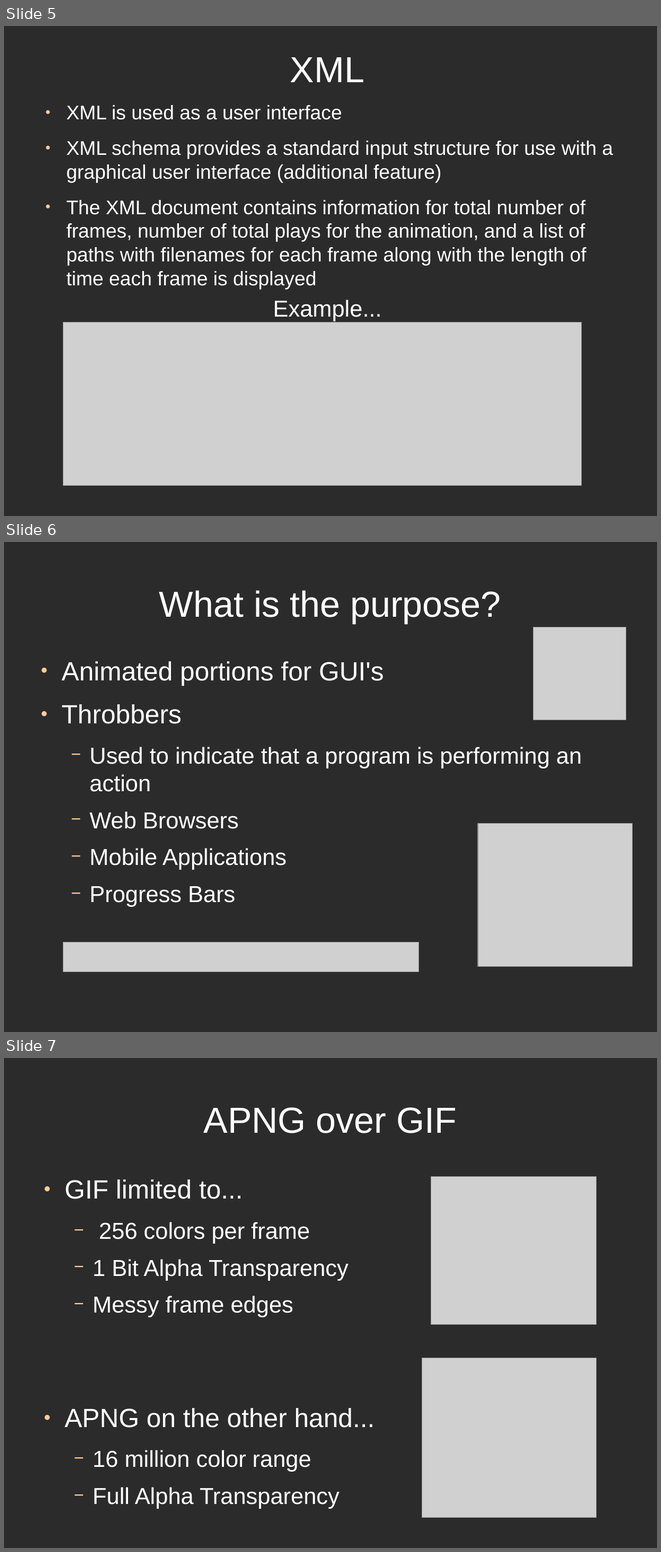
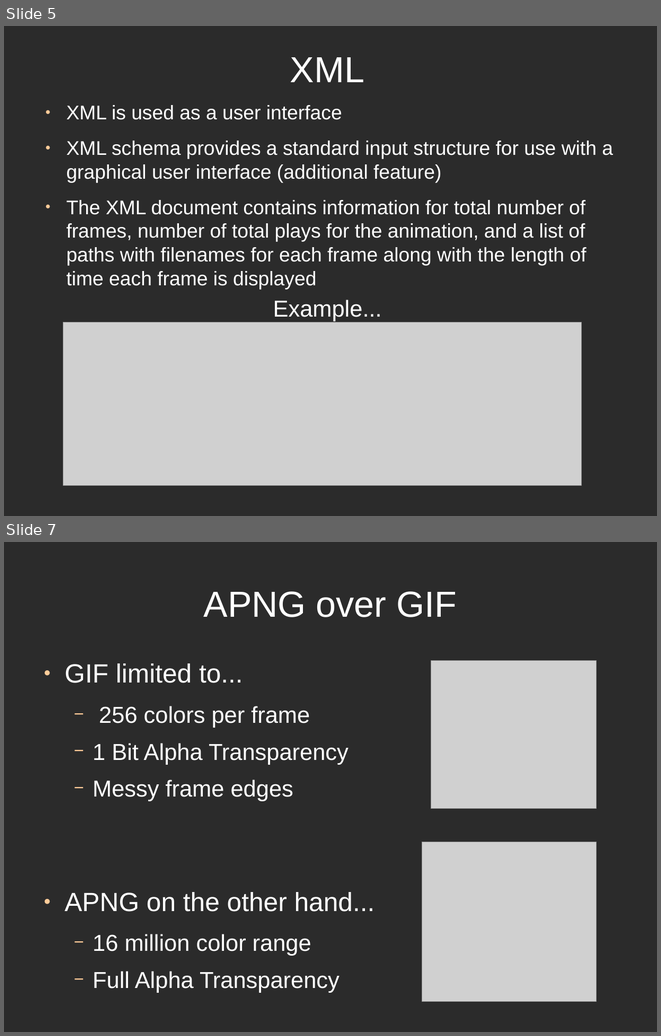
Before and after one commit to directrix1/se2, a slide deck: wip/SE2Presentation.odp. Shown one above the other, each under a label of ours: slides 5, 6 and 7 before the commit, slides 5 and 7 after it; the slides between them are not shown. The pictures are 661x1552 and 661x1036 pixels, drawn with LibreOffice and Linux fonts; fonts in the diff are those of the drawing; grey boxes stand for pictures; background and template pictures are left out; a plain dark background stands for a picture behind light text. Boxes give left, top, right and bottom in pixels: in the first picture for what was removed or moved away, otherwise in the second. Text is boxed around its words. In the diff, an @@ line names an element or a change of style, - is before the commit and + after.

Commit message:
presentation stuff

```diff
--- a/wip/SE2Presentation.odp
+++ b/wip/SE2Presentation.odp
@@ slide 6 removed at (x1=4, y1=542, x2=657, y2=1032), background picture (left out) @@
@@ title removed at (x1=159, y1=590, x2=501, y2=623) @@
-What is the purpose?
@@ picture removed at (x1=533, y1=627, x2=626, y2=720) @@
@@ text removed at (x1=62, y1=661, x2=582, y2=907) @@
-● Animated portions for GUI's
-● Throbbers
-  − Used to indicate that a program is performing an action
-  − Web Browsers
-  − Mobile Applications
-  − Progress Bars
@@ picture removed at (x1=478, y1=823, x2=633, y2=967) @@
@@ picture removed at (x1=63, y1=942, x2=419, y2=972) @@
```
Also in this commit, not shown: 1 slide added.
